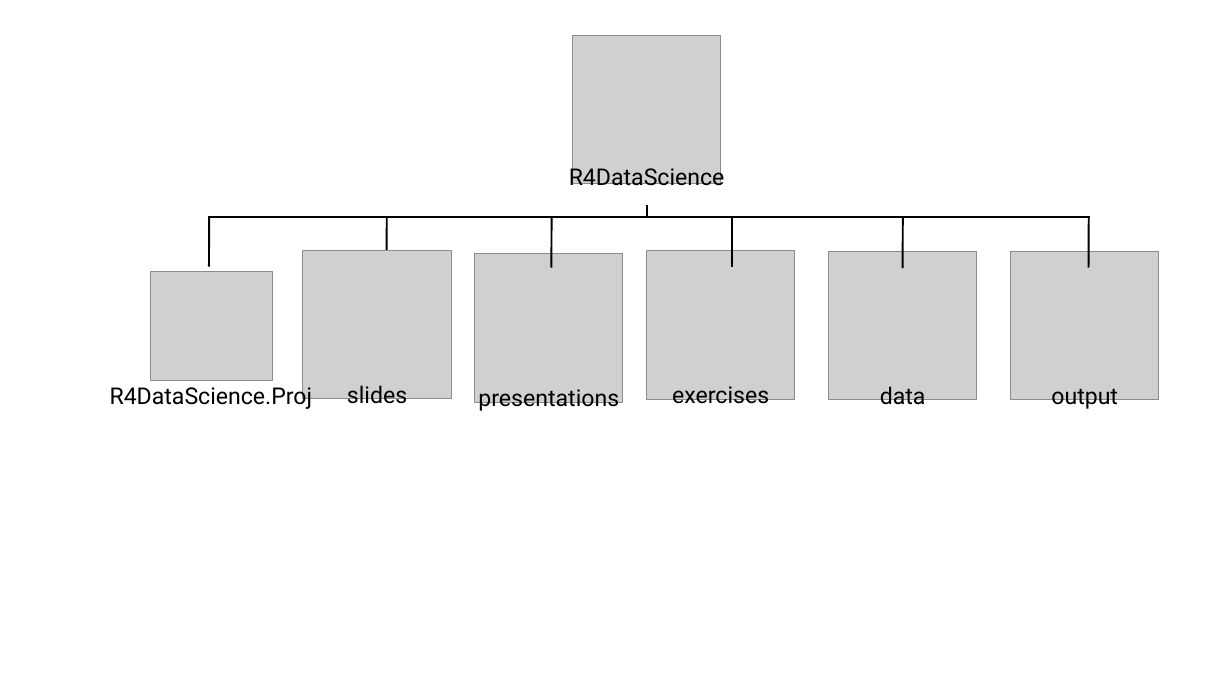
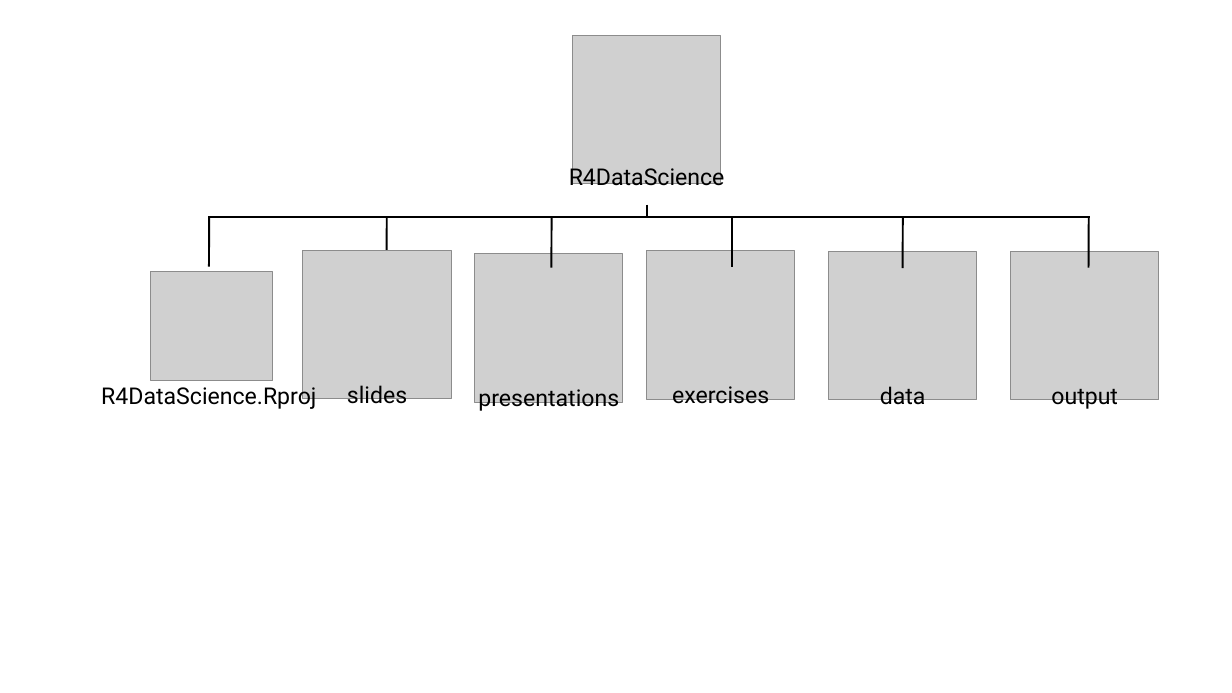
Before and after one commit to Center-for-Health-Data-Science/R4DataScience, a slide deck: slide 3 of figures/make_figures.pptx. Drawn at 1232x693 pixels with LibreOffice and Linux fonts; fonts in the diff are those of the drawing; grey boxes stand for pictures. Boxes give left, top, right and bottom in pixels: in the first picture for what was removed or moved away, otherwise in the second. Text is boxed around its words. In the diff, an @@ line names an element or a change of style, - is before the commit and + after.

Commit message:
slides part1

```diff
--- a/figures/make_figures.pptx
+++ b/figures/make_figures.pptx
@@ text at (101, 383, 316, 409): text changed @@
-R4DataScience.Proj
+R4DataScience.Rproj
```
Also in this commit, not shown: 6 other files.
